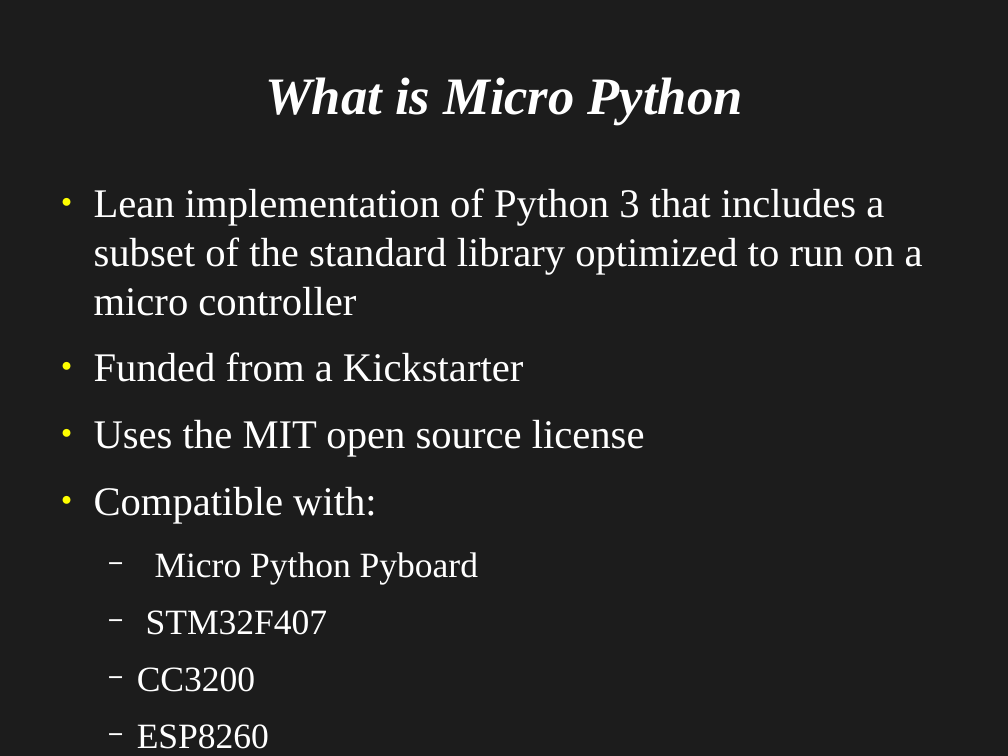
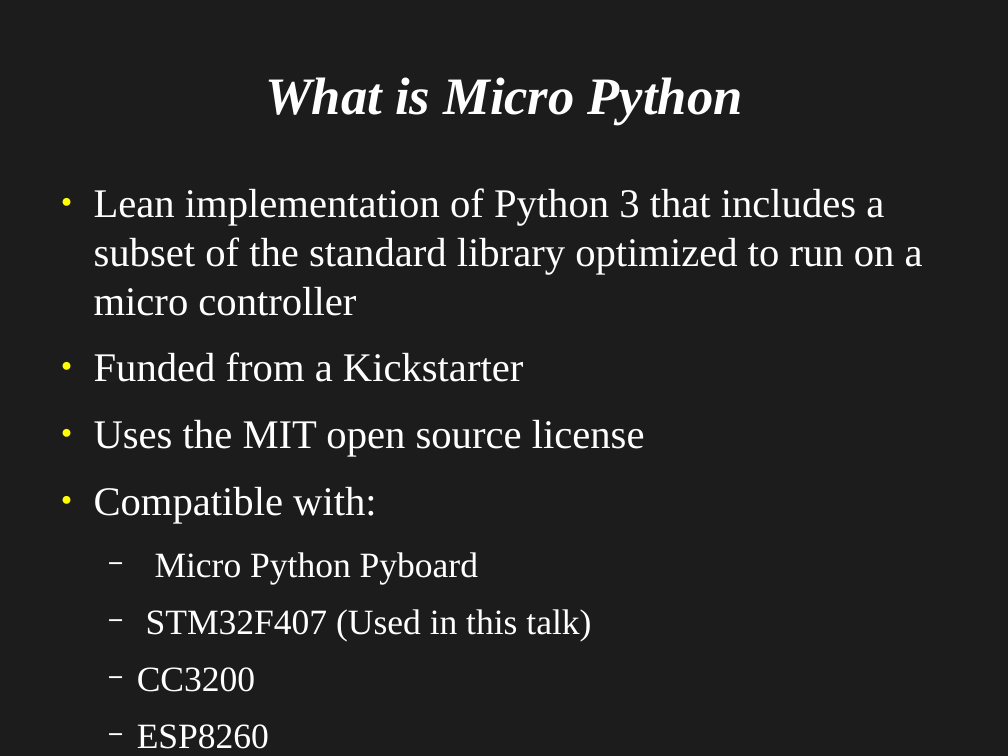
Before and after one commit to mfarhan12/micro-python, a slide deck: slide 4 of Introduction to Micro Python.odp. Drawn at 1008x756 pixels with LibreOffice and Linux fonts; fonts in the diff are those of the drawing. Boxes give left, top, right and bottom in pixels: in the first picture for what was removed or moved away, otherwise in the second. Text is boxed around its words. In the diff, an @@ line names an element or a change of style, - is before the commit and + after.

```diff
--- a/Introduction to Micro Python.odp
+++ b/Introduction to Micro Python.odp
@@ text at (146,609,591,641): text changed @@
-  − STM32F407
+  − STM32F407 (Used in this talk)
```
Also in this commit, not shown: 1 other slide changed, 4 slides added.
